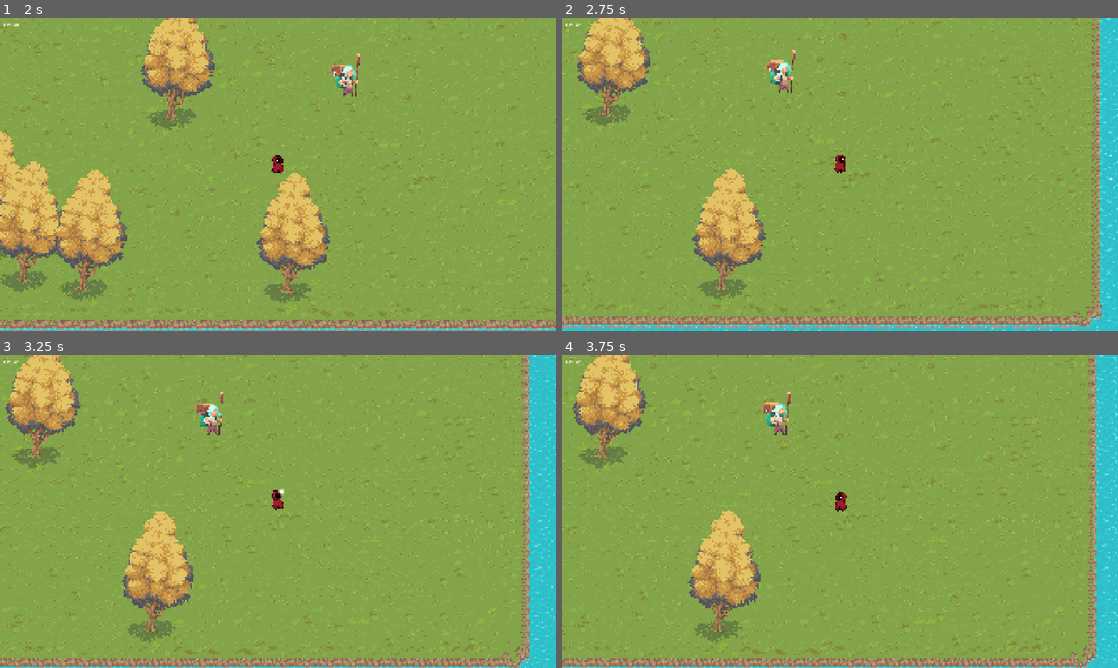
Above: before the commit, frames 1-4 (two rows, left to right).
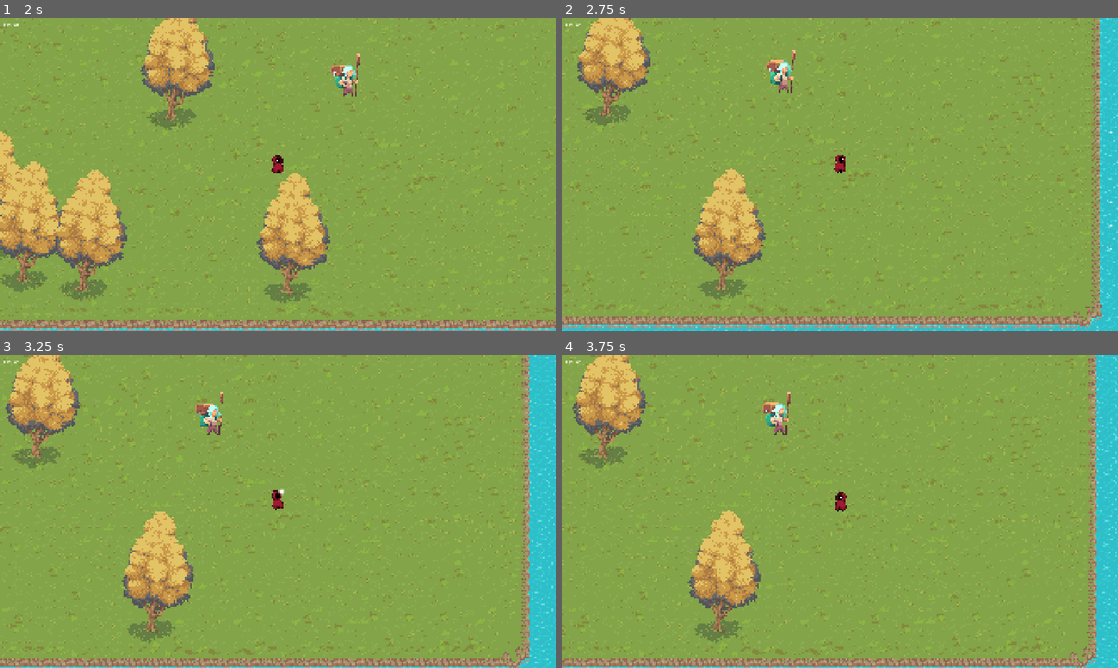
Above: after the commit, the same moments.

Repository: nxtdv/projectb_godot
Game: Godot game, scene res://scenes/main.tscn
Two runs of this game, one before a commit and one after it. Both use one fixed random seed, a clock stepped at 60 frames per second and the inputs below.
Inputs (mouse positions are in pixels of both pictures, inside the frame that each line leads up to):
- Up to frame 1 (2 s): move the mouse to (400, 158) at 0.52 s; hold D (Right) 0.53-1.28 s; click (400, 158) at 0.6 s; move the mouse to (166, 190) at 1.27 s; hold S (Down) from 1.28 s (still down); tap E (Interact) at 1.35 s
- Up to frame 2 (2.75 s): move the mouse to (895, 105) at 2.02 s; release S (Down) at 2.03 s; hold D (Right) from 2.03 s (still down); hold Shift (Sprint) from 2.03 s (still down)
- Up to frame 3 (3.25 s): move the mouse to (250, 574) at 2.77 s; release D (Right) at 2.78 s; release Shift (Sprint) at 2.78 s; hold W (Up) from 2.78 s (still down); click (250, 574) at 2.85 s
- Up to frame 4 (3.75 s): move the mouse to (1006, 558) at 3.52 s; release W (Up) at 3.53 s; hold A (Left) from 3.53 s (still down); tap E (Interact) at 3.6 s

Frame 1 is identical in both runs. In frame 2, 0.1% of the frame differs, in the area x 27-100%, y 0-100%; in frame 3, 0.1%; in frame 4, less than 0.1%.

Commit message:
feat(audio): enhance footstep audio system with pooling and advanced playback features
- added audio player pooling for improved performance and reduced audio stuttering
- introduced surface material validation with fallback to "grass"
- implemented pitch randomization and custom volume support for natural variations
- refined play_footstep methods with detailed parameter control
- improved documentation and added usage examples for improved developer experience

Diff:
--- a/scripts/audio_manager.gd
+++ b/scripts/audio_manager.gd
@@ -1,7 +1,33 @@
 extends Node
 
-enum SoundType { WALK, RUN }
-const FOOTSTEP_SOUNDS: Dictionary              = {"grass": {
+## Footstep Audio Manager
+##
+## A comprehensive audio system for handling footstep sounds across different surface materials.
+## Uses an optimized audio pool system to prevent audio stuttering and improve performance.
+##
+## Features:
+## - Multiple surface materials (grass, stone, water)
+## - Walking and running sound variations
+## - Audio pooling for performance optimization
+## - Pitch randomization for natural sound variation
+## - Spatial audio support with position parameter
+##
+## Usage:
+## ```gdscript
+## # Simple usage
+## FootstepManager.play_footstep_sound("grass", true, player_position)
+##
+## # Advanced usage with custom pitch
+## FootstepManager.play_footstep("stone", SoundType.WALK, player_position, 1.2)
+## ```
+
+## Sound type enumeration for different movement states
+enum SoundType {
+	WALK, ## Walking footstep sounds
+	RUN    ## Running footstep sounds
+}
+## Dictionary containing all preloaded footstep sounds organized by surface material and sound type
+const FOOTSTEP_SOUNDS: Dictionary = {"grass": {
 	SoundType.WALK: [
 	preload("res://assets/sounds/footsteps/grass/Footsteps_Grass_Walk/Footsteps_Walk_Grass_Mono_01.wav"),
 	preload("res://assets/sounds/footsteps/grass/Footsteps_Grass_Walk/Footsteps_Walk_Grass_Mono_02.wav"),
@@ -110,38 +136,98 @@
 	preload("res://assets/sounds/footsteps/water/Footsteps_Water_Run/Footsteps_Water_Run_05.wav"),
 	],
 }}
+## Pool of AudioStreamPlayer2D nodes for efficient audio playback
 var _audio_players: Array[AudioStreamPlayer2D] = []
-var _current_player_index: int                 = 0
-const AUDIO_POOL_SIZE: int                     = 4
-
-
+## Current index for round-robin audio player selection
+var _current_player_index: int = 0
+## Size of the audio player pool - adjust based on your needs
+const AUDIO_POOL_SIZE: int = 4
+## Default volume for footstep sounds (in decibels)
+const DEFAULT_VOLUME_DB: float = -5.0
+## Default pitch variation range for natural sound variation
+const DEFAULT_PITCH_RANGE: Vector2 = Vector2(0.9, 1.1)
+
+
+## Initialize the audio player pool
 func _ready() -> void:
-	# Pré-alloue le pool d'AudioStreamPlayer2D
+	_initialize_audio_pool()
+
+
+## Creates and configures the pool of AudioStreamPlayer2D nodes
+func _initialize_audio_pool() -> void:
 	_audio_players.resize(AUDIO_POOL_SIZE)
 	for i in AUDIO_POOL_SIZE:
 		var player = AudioStreamPlayer2D.new()
-		#		player.volume_db = -5.0  # Volume optimal
+		player.volume_db = DEFAULT_VOLUME_DB
 		add_child(player)
 		_audio_players[i] = player
 
 
-func play_footstep(surface_material: String, sound_type: SoundType, position: Vector2 = Vector2.ZERO) -> void:
-	# Validation rapide - early return
-	var sounds = FOOTSTEP_SOUNDS.get(surface_material, FOOTSTEP_SOUNDS.grass).get(sound_type)
-	if sounds.is_empty():
-		return
-
-	# Round-robin efficace sur le pool
+## Validates if a surface material exists in the sound dictionary
+## @param surface_material: The surface material to check
+## @return: The validated surface material (fallback to "grass" if not found)
+func _validate_surface_material(surface_material: String) -> String:
+	if not FOOTSTEP_SOUNDS.has(surface_material):
+		push_warning("Surface material '%s' not found, using 'grass' as fallback" % surface_material)
+		return "grass"
+	return surface_material
+
+
+## Gets the next available audio player from the pool using round-robin selection
+## @return: An available AudioStreamPlayer2D from the pool
+func _get_next_audio_player() -> AudioStreamPlayer2D:
 	var player: AudioStreamPlayer2D = _audio_players[_current_player_index]
 	_current_player_index = (_current_player_index + 1) % AUDIO_POOL_SIZE
-
-	# Configuration et lecture optimisées
+	return player
+
+
+## Advanced footstep playback with full parameter control
+## @param surface_material: The surface material ("grass", "stone", "water")
+## @param sound_type: The type of sound (SoundType.WALK or SoundType.RUN)
+## @param position: World position for spatial audio (default: Vector2.ZERO)
+## @param pitch_scale: Custom pitch scaling (default: random variation)
+## @param volume_db: Custom volume in decibels (default: uses player's volume)
+func play_footstep(
+	surface_material: String,
+	sound_type: SoundType,
+	position: Vector2 = Vector2.ZERO,
+	pitch_scale: float = -1.0,
+	volume_db: float = -1000.0  # Use -1000 as "not set" indicator
+) -> void:
+	# Validate surface material
+	var validated_material: String = _validate_surface_material(surface_material)
+
+	# Get sounds array for the specified material and type
+	var sounds = FOOTSTEP_SOUNDS[validated_material][sound_type]
+	if sounds.is_empty():
+		push_warning("No sounds found for material '%s' and sound type '%s'" % [validated_material, sound_type])
+		return
+
+	# Get next available audio player
+	var player: AudioStreamPlayer2D = _get_next_audio_player()
+
+	# Configure audio stream
 	player.stream = sounds[randi() % sounds.size()]
 	player.global_position = position
-	player.pitch_scale = randf_range(0.9, 1.1)  # Variation subtile
+
+	# Set pitch (use custom value or random variation)
+	if pitch_scale > 0.0:
+		player.pitch_scale = pitch_scale
+	else:
+		player.pitch_scale = randf_range(DEFAULT_PITCH_RANGE.x, DEFAULT_PITCH_RANGE.y)
+
+	# Set volume if specified
+	if volume_db > -999.0: # Check if custom volume was provided
+		player.volume_db = volume_db
+
+	# Play the sound
 	player.play()
 
 
-# API simplifiée - une seule fonction publique
+## Simplified API for basic footstep playback
+## @param surface_material: The surface material ("grass", "stone", "water")
+## @param is_running: Whether the character is running (true) or walking (false)
+## @param position: World position for spatial audio
 func play_footstep_sound(surface_material: String, is_running: bool, position: Vector2) -> void:
-	play_footstep(surface_material, SoundType.RUN if is_running else SoundType.WALK, position)
+	var sound_type: int = SoundType.RUN if is_running else SoundType.WALK
+	play_footstep(surface_material, sound_type, position)
